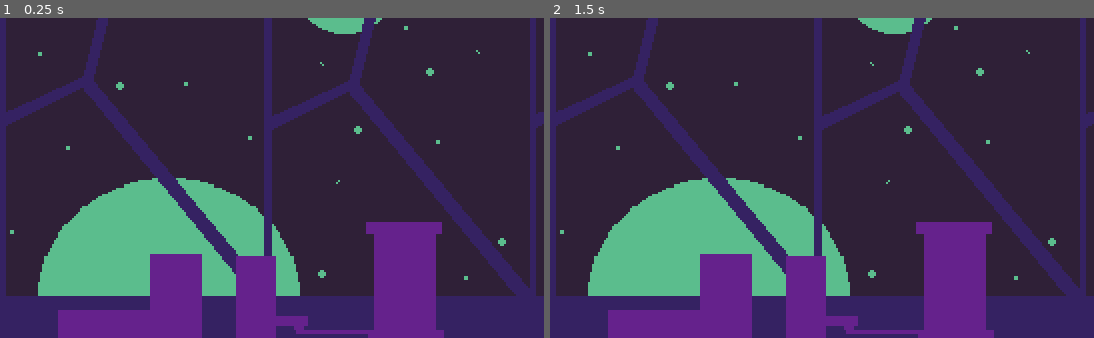
Above: before the commit, frames 1-2 (left to right).
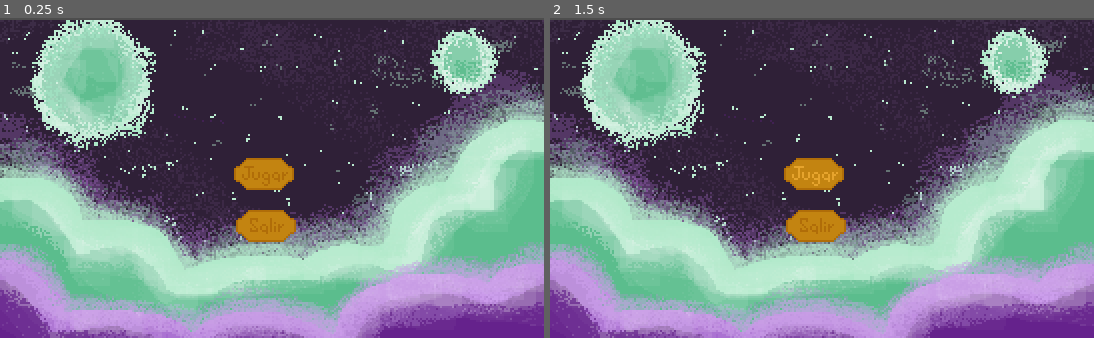
Above: after the commit, the same moments.

Repository: rialvivi-sketch/Codigo-Cero---Proyecto
Game: Godot game, scene res://menu.tscn
Same seed, same stepped clock (60 frames per second), same inputs: the game is played once before the commit and once after it.
Inputs (mouse positions are in pixels of both pictures, inside the frame that each line leads up to):
- Up to frame 1 (0.25 s): no input
- Up to frame 2 (1.5 s): click (822, 184) at 0.52 s; click (822, 184) at 1.27 s

The runs differ from the first frame. In frame 1, 68% of the frame differs, in the area x 0-100%, y 0-100%; in frame 2, 68%.

Commit message:
Configuracion del menu principal
Falta lograr animacion al ejecutar

Diff:
--- a/Scripts/global.gd
+++ b/Scripts/global.gd
@@ -5,6 +5,8 @@
 
 var axis : Vector2
 
+
+
 func get_axis() -> Vector2:
 	axis.x = int(Input.is_action_pressed("ui_right")) - int(Input.is_action_pressed("ui_left"))
 	axis.y = int(Input.is_action_pressed("ui_up")) - int(Input.is_action_pressed("ui_down"))
--- a/menu.tscn
+++ b/menu.tscn
@@ -1,6 +1,33 @@
 [gd_scene format=3 uid="uid://dx4yeh7tdoo6p"]
 
-[ext_resource type="Texture2D" uid="uid://h38qo38neib3" path="res://Imagenes/Fondo.png" id="1_lti8b"]
+[ext_resource type="Texture2D" uid="uid://ck03y5062spy" path="res://Imagenes/MenuAnimacion/MenuPrincipal_0001.png" id="1_4hy44"]
+[ext_resource type="Texture2D" uid="uid://e2l4sf2vvssm" path="res://Imagenes/MenuAnimacion/MenuPrincipal_0002.png" id="2_ytr4m"]
+[ext_resource type="Texture2D" uid="uid://daf20unc3u7jr" path="res://Imagenes/MenuAnimacion/MenuPrincipal_0003.png" id="3_l48gv"]
+[ext_resource type="Texture2D" uid="uid://bhwchdf2jbi2m" path="res://Imagenes/MenuAnimacion/MenuPrincipal_0004.png" id="4_ecwwl"]
+[ext_resource type="Texture2D" uid="uid://bq3p3xacpm0qi" path="res://Imagenes/BotonJugar.png" id="5_kk3ma"]
+[ext_resource type="Texture2D" uid="uid://irrvyfwqoa4t" path="res://Imagenes/BotonJugarPressed.png" id="6_nrnbx"]
+[ext_resource type="Texture2D" uid="uid://c2djpguej1cke" path="res://Imagenes/BotonSalir.png" id="7_iqepy"]
+[ext_resource type="Texture2D" uid="uid://6x2moy6p222p" path="res://Imagenes/BotonSalirPressed.png" id="8_h1wq0"]
+
+[sub_resource type="SpriteFrames" id="SpriteFrames_uljec"]
+animations = [{
+"frames": [{
+"duration": 1.0,
+"texture": ExtResource("1_4hy44")
+}, {
+"duration": 1.0,
+"texture": ExtResource("2_ytr4m")
+}, {
+"duration": 1.0,
+"texture": ExtResource("3_l48gv")
+}, {
+"duration": 1.0,
+"texture": ExtResource("4_ecwwl")
+}],
+"loop": 1,
+"name": &"MenuFrames",
+"speed": 5.0
+}]
 
 [node name="Menu" type="Control" unique_id=867860551]
 layout_mode = 3
@@ -9,10 +36,31 @@
 anchor_bottom = 1.0
 grow_horizontal = 2
 grow_vertical = 2
+metadata/_edit_horizontal_guides_ = [-40794.0]
 
-[node name="TextureRect" type="TextureRect" parent="." unique_id=1612010117]
+[node name="AnimatedSpriteMenu" type="AnimatedSprite2D" parent="." unique_id=1386312015]
+position = Vector2(136, 81)
+sprite_frames = SubResource("SpriteFrames_uljec")
+animation = &"MenuFrames"
+frame_progress = 0.90184265
+speed_scale = 0.4
+
+[node name="TextureButtonJugar" type="TextureButton" parent="." unique_id=1116057374]
 layout_mode = 0
-offset_top = -39.0
-offset_right = 500.0
-offset_bottom = 161.0
-texture = ExtResource("1_lti8b")
+offset_left = 116.0
+offset_top = 64.0
+offset_right = 156.0
+offset_bottom = 104.0
+texture_normal = ExtResource("5_kk3ma")
+texture_pressed = ExtResource("6_nrnbx")
+texture_hover = ExtResource("6_nrnbx")
+
+[node name="TextureButtonSalir" type="TextureButton" parent="." unique_id=1261524903]
+layout_mode = 0
+offset_left = 117.0
+offset_top = 90.0
+offset_right = 157.0
+offset_bottom = 130.0
+texture_normal = ExtResource("7_iqepy")
+texture_pressed = ExtResource("8_h1wq0")
+texture_hover = ExtResource("8_h1wq0")
--- a/project.godot
+++ b/project.godot
@@ -23,6 +23,7 @@
 
 window/size/viewport_width=272
 window/size/viewport_height=160
+window/size/mode=3
 window/stretch/mode="viewport"
 
 [physics]
Binary file added: Imagenes/BotonJugar.png
Not shown, added: Imagenes/BotonJugar.png.import
Binary file added: Imagenes/BotonJugarPressed.png
Not shown, added: Imagenes/BotonJugarPressed.png.import
Binary file added: Imagenes/BotonSalir.png
Not shown, added: Imagenes/BotonSalir.png.import
Binary file added: Imagenes/BotonSalirPressed.png
Not shown, added: Imagenes/BotonSalirPressed.png.import
Binary file removed: Imagenes/Fondo.png
Binary file added: Imagenes/Menu.gif
Binary file added: Imagenes/MenuAnimacion/MenuPrincipal_0001.png
Not shown, added: Imagenes/MenuAnimacion/MenuPrincipal_0001.png.import
(and 7 more such lines)
